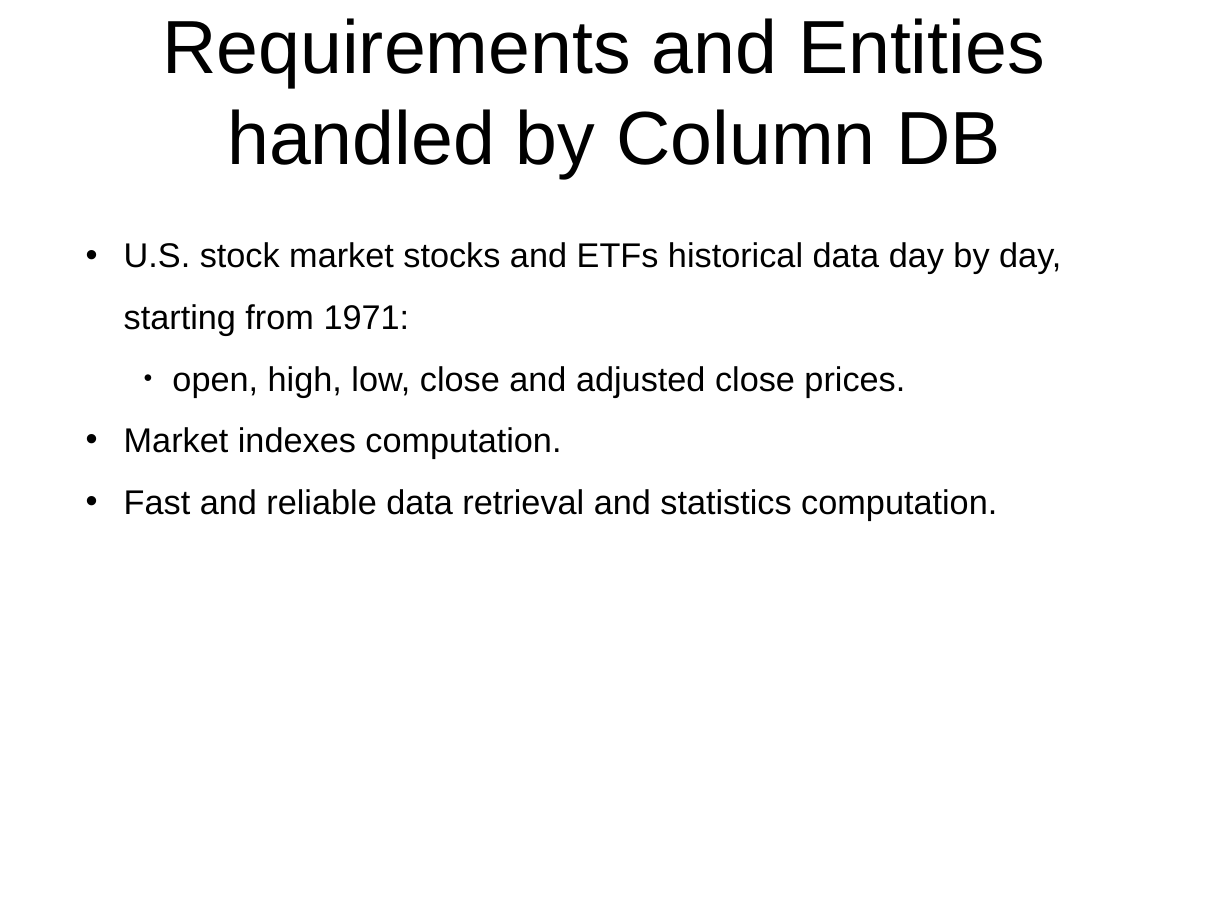
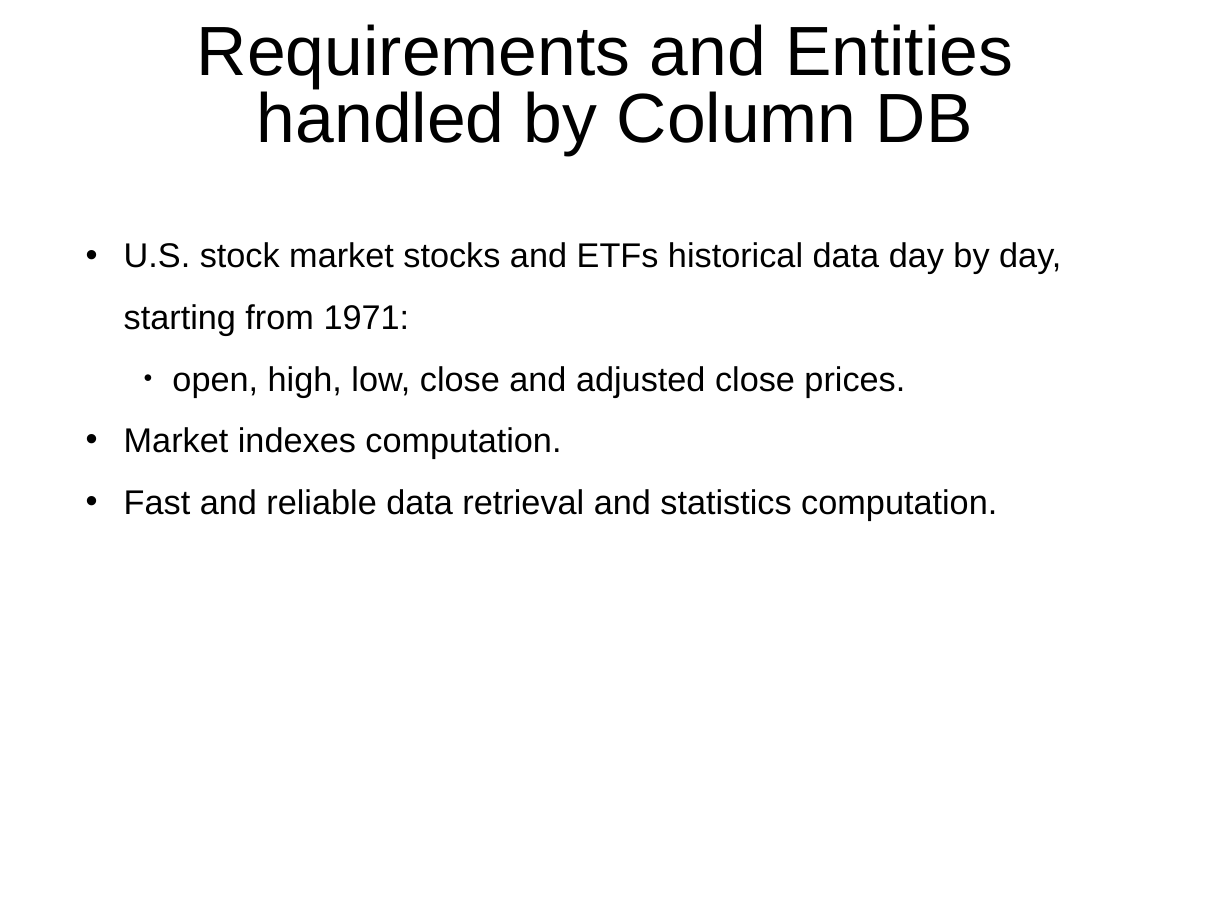
Before and after one commit to rambodrahmani/stocksim, a slide deck: slide 7 of documentation/stocksim_preliminary_presentation.pptx. Drawn at 1232x924 pixels with LibreOffice and Linux fonts; fonts in the diff are those of the drawing; background and template pictures are left out. Boxes give left, top, right and bottom in pixels: in the first picture for what was removed or moved away, otherwise in the second. Text is boxed around its words. In the diff, an @@ line names an element or a change of style, - is before the commit and + after.

```diff
--- a/documentation/stocksim_preliminary_presentation.pptx
+++ b/documentation/stocksim_preliminary_presentation.pptx
@@ text "Requirements and Entities handled by ..." at (x1=197, y1=24, x2=1013, y2=155): size 44 to 40.7 pt; line spacing 1 to 0.8 @@
```
Also in this commit, not shown: 3 other slides changed.
